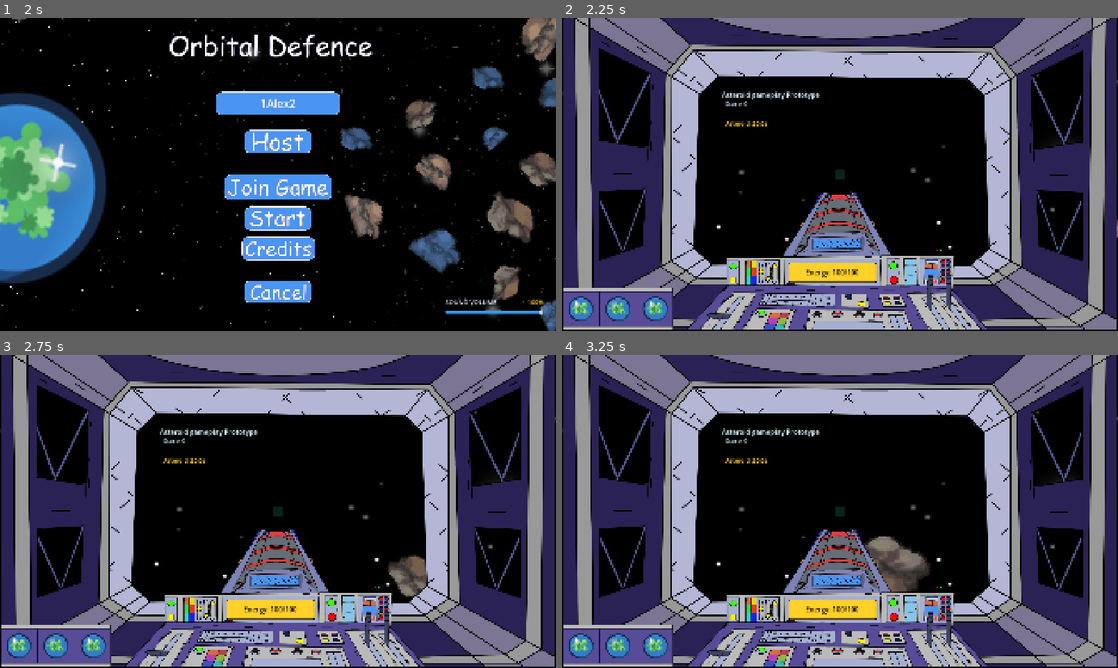
Above: before the commit, frames 1-4 (two rows, left to right).
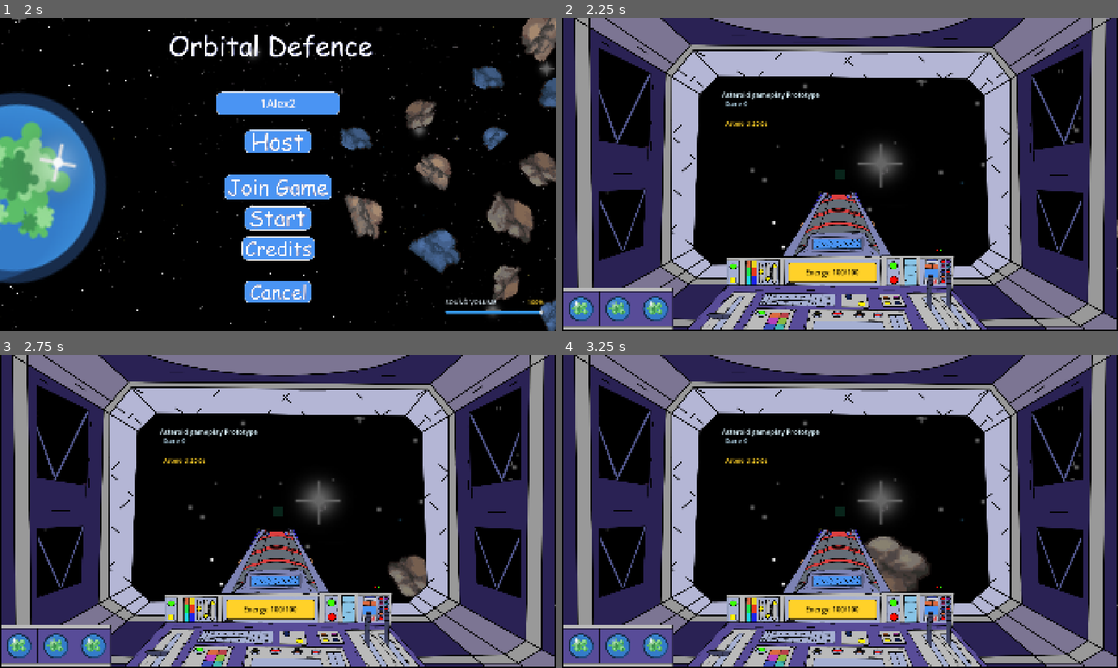
Above: after the commit, the same moments.

Repository: Spudoku/orbital-defense
Game: Godot game, scene res://scenes/control.tscn
Same seed, same stepped clock (60 frames per second), same inputs: the game is played once before the commit and once after it.
Inputs (mouse positions are in pixels of both pictures, inside the frame that each line leads up to):
- Up to frame 1 (2 s): click (278, 102) at 0.52 s; type "12" at 0.6 s; click (278, 102) at 0.75 s; type "Alex" at 0.83 s; click (278, 143) at 1.25 s
- Up to frame 2 (2.25 s): click (840, 218) at 2 s
- Up to frame 3 (2.75 s): no input
- Up to frame 4 (3.25 s): tap Enter at 2.75 s; hold Right (move_right) from 2.78 s (still down); hold Space (fire_laser) from 2.78 s (still down)

Frame 1 is identical in both runs. In frame 2, 1.0% of the frame differs, in the area x 0-100%, y 16-81%; in frame 3, 1.0%; in frame 4, 1.0%.

Commit message:
Removed extra call for queue free

Diff:
--- a/scenes/keyboard_tracing_prototype.tscn
+++ b/scenes/keyboard_tracing_prototype.tscn
@@ -3112,8 +3112,8 @@
 
 [node name="Background" type="Sprite2D" parent="." unique_id=1970710660]
 z_index = -5
-position = Vector2(1505, -158.9375)
-scale = Vector2(3.5024974, 2.7767444)
+position = Vector2(941.5, -158.9375)
+scale = Vector2(2.9395604, 2.7767444)
 texture = ExtResource("2_5xpsm")
 
 [node name="Asteroid" type="Sprite2D" parent="." unique_id=413107605]
--- a/scripts/keyboard_tracing_prototype.gd
+++ b/scripts/keyboard_tracing_prototype.gd
@@ -40,7 +40,7 @@
 const LINE_POINT_MIN_DISTANCE = 4.0
 const MAX_ENERGY = 100.0
 const MAX_LIVES = 3
-const ENERGY_DRAIN_PER_SECOND = 20.0
+const ENERGY_DRAIN_PER_SECOND = 10.0
 const ASTEROID_TIME_LIMIT = 20.0
 const ASTEROID_MISS_ENERGY_PENALTY = 25.0
 const GAME_OVER_DISCONNECT_TIMEOUT_SECONDS = 2.0
@@ -990,8 +990,6 @@
 					child.visible = false
 				child.process_mode = Node.PROCESS_MODE_DISABLED
 
-		queue_free()
-
 	# Clients stop receiving replication messages before their Level is removed.
 	# The host keeps its peer alive until every responsive client has detached.
 	if not is_host:
Not shown: 1 places in scenes/keyboard_tracing_prototype.tscn that only renumber resources
